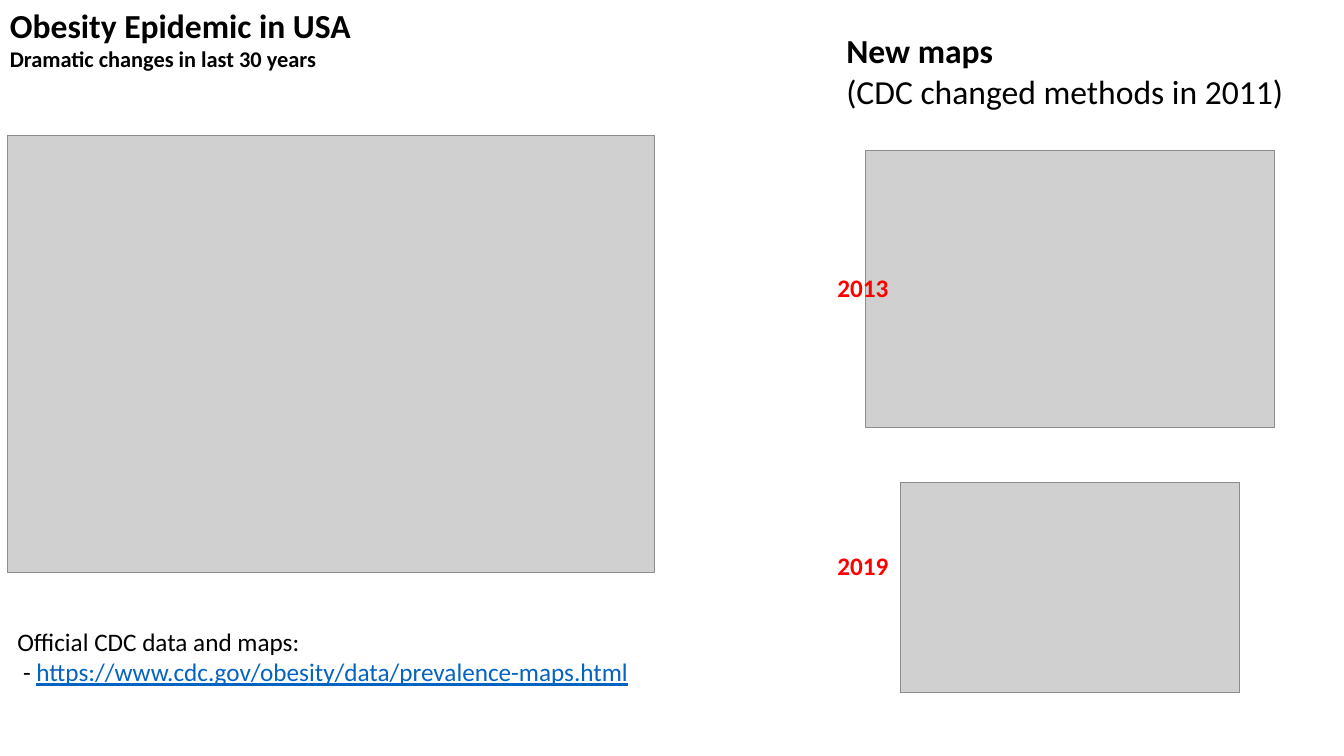
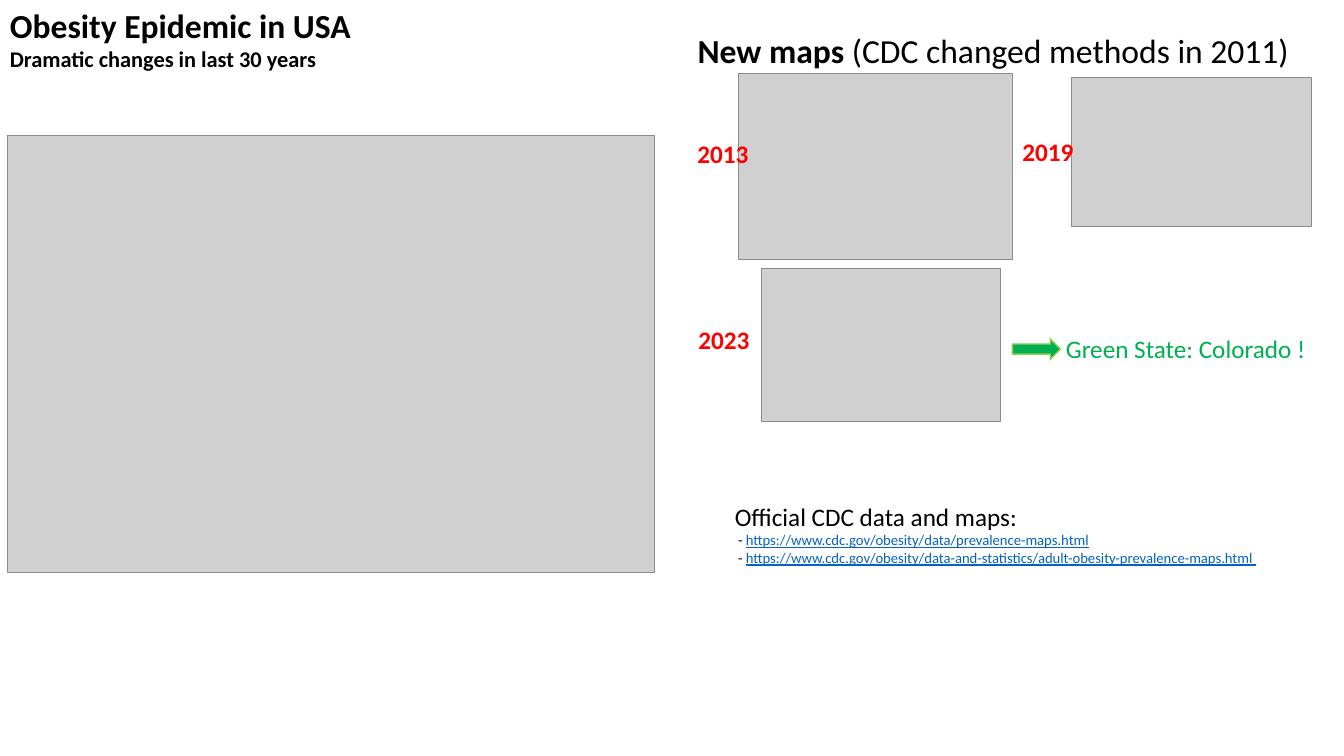
Before and after one commit to lselector/misc_life, a slide deck: slide 24 of _Life_Lose_Weight.pptx. Drawn at 1344x756 pixels with LibreOffice and Linux fonts; fonts in the diff are those of the drawing; grey boxes stand for pictures. Boxes give left, top, right and bottom in pixels: in the first picture for what was removed or moved away, otherwise in the second. Text is boxed around its words. In the diff, an @@ line names an element or a change of style, - is before the commit and + after.

Commit message:
update

```diff
--- a/_Life_Lose_Weight.pptx
+++ b/_Life_Lose_Weight.pptx
@@ text at (698,38,1288,69): text changed @@
-New maps
-(CDC changed methods in 2011)
+New maps (CDC changed methods in 2011)
@@ picture added at (739,74,1012,260) @@
@@ picture added at (1072,78,1312,226) @@
@@ text "2013": place and size @@
-text "2013" at (837,277,888,304)
+text "2013" at (697,143,748,170)
@@ text "2019" rewrapped from (837,558,888,575) to (1022,141,1073,168) @@
@@ picture removed at (865,150,1274,427) @@
@@ picture added at (761,268,1001,421) @@
@@ text added at (698,332,749,349), 18 pt, text #FF0000, bold @@
+2023
@@ right arrow added at (1012,339,1061,359), fill #00B050, outline #92D050 1 pt @@
@@ text added at (1066,340,1292,358), 18 pt, text #00B050 @@
+Green State: Colorado !
@@ text "Official CDC data and maps: ...": place and size @@
-text "Official CDC data and maps: ..." at (17,633,627,686)
+text "Official CDC data and maps: ..." at (735,508,1253,566)
@@ text at (735,508,1089,548): size 18 to 10.5 pt in "- https://www.cdc.gov/obesity/data/prevalence-maps.html" @@
@@ picture removed at (900,482,1240,693) @@
@@ text at (746,552,1253,566): paragraph added @@
+- https://www.cdc.gov/obesity/data-and-statistics/adult-obesity-prevalence-maps.html
```
Also in this commit, not shown: 1 other slide changed.
